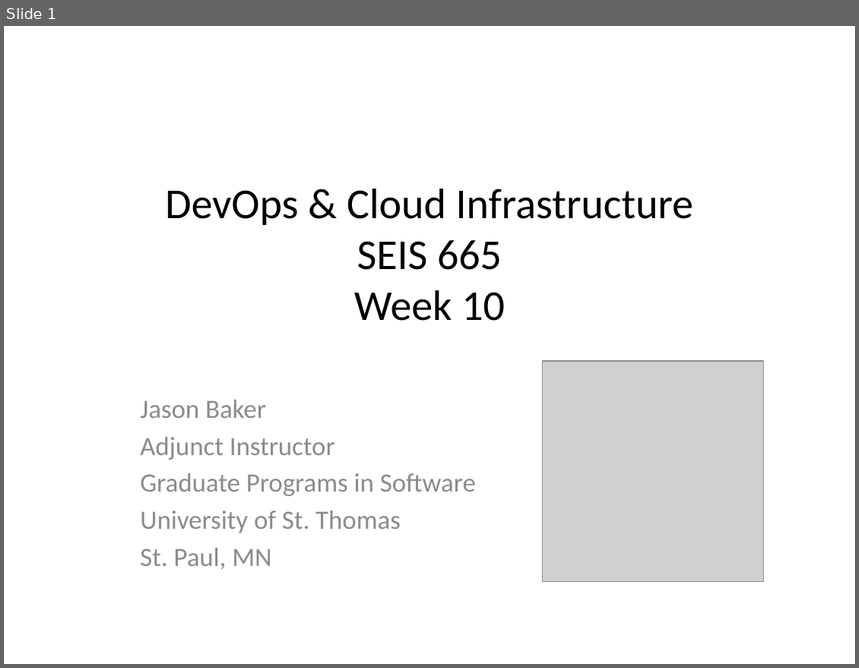
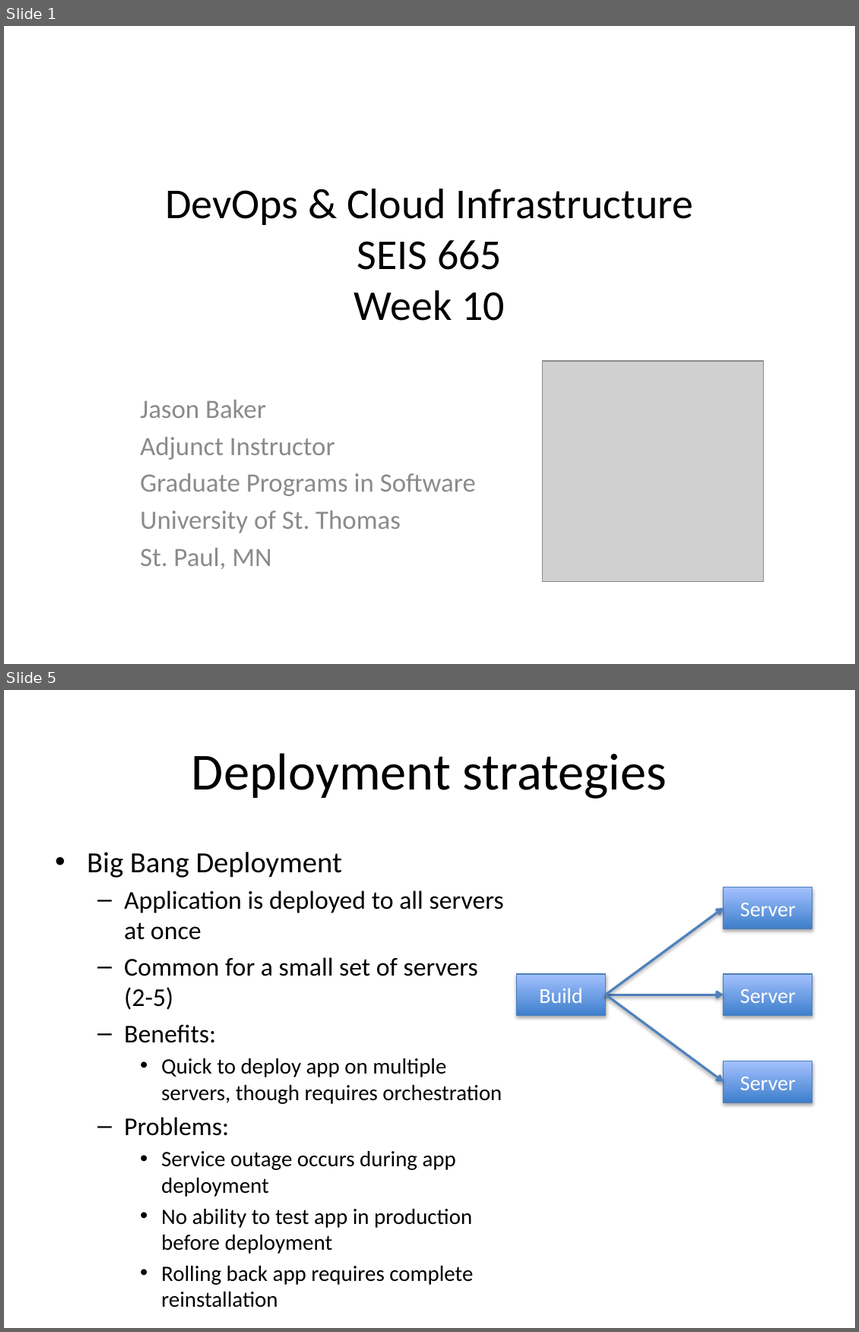
Before and after one commit to jasondbaker/infrastructure-class, a slide deck: lectures/infrastructure-week-10.pptx. Shown one above the other, each under a label of ours: slide 1 before the commit, slides 1 and 5 after it; the slides between them are not shown. The pictures are 859x668 and 859x1332 pixels, drawn with LibreOffice and Linux fonts; fonts in the diff are those of the drawing; grey boxes stand for pictures. Boxes give left, top, right and bottom in pixels: in the first picture for what was removed or moved away, otherwise in the second. Text is boxed around its words. In the diff, an @@ line names an element or a change of style, - is before the commit and + after.

```diff
--- a/lectures/infrastructure-week-10.pptx
+++ b/lectures/infrastructure-week-10.pptx
@@ slide 5 added at (4,690,855,1328), background #FFFFFF @@
@@ title added at (192,753,667,799), 44 pt, text #000000 @@
+Deployment strategies
@@ text added at (87,852,504,1285), 18.6 pt, text #000000 @@
+• Big Bang Deployment
+  – Application is deployed to all servers at once
+  – Common for a small set of servers (2-5)
+  – Benefits:
+    • Quick to deploy app on multiple servers, though requires orchestration
+  – Problems:
+    • Service outage occurs during app deployment
+    • No ability to test app in production before deployment
+    • Rolling back app requires complete reinstallation
@@ rectangle added at (723,888,813,929), fill gradient #3F80CE to #A4C4FF, outline #4B7EBC 0.75 pt, 18 pt, text #FFFFFF @@
+Server
@@ arrow added from (606, 995) to (723, 908), #4F81BD 2 pt @@
@@ rectangle added at (516,974,606,1015), fill gradient #3F80CE to #A4C4FF, outline #4B7EBC 0.75 pt, 18 pt, text #FFFFFF @@
+Build
@@ rectangle added at (723,974,813,1015), fill gradient #3F80CE to #A4C4FF, outline #4B7EBC 0.75 pt, 18 pt, text #FFFFFF @@
+Server
@@ arrow added from (606, 995) to (723, 995), #4F81BD 2 pt @@
@@ arrow added from (606, 995) to (723, 1082), #4F81BD 2 pt @@
@@ rectangle added at (723,1061,813,1102), fill gradient #3F80CE to #A4C4FF, outline #4B7EBC 0.75 pt, 18 pt, text #FFFFFF @@
+Server
```
Also in this commit, not shown: 1 slide changed, 10 other slides added, 1 other file.
